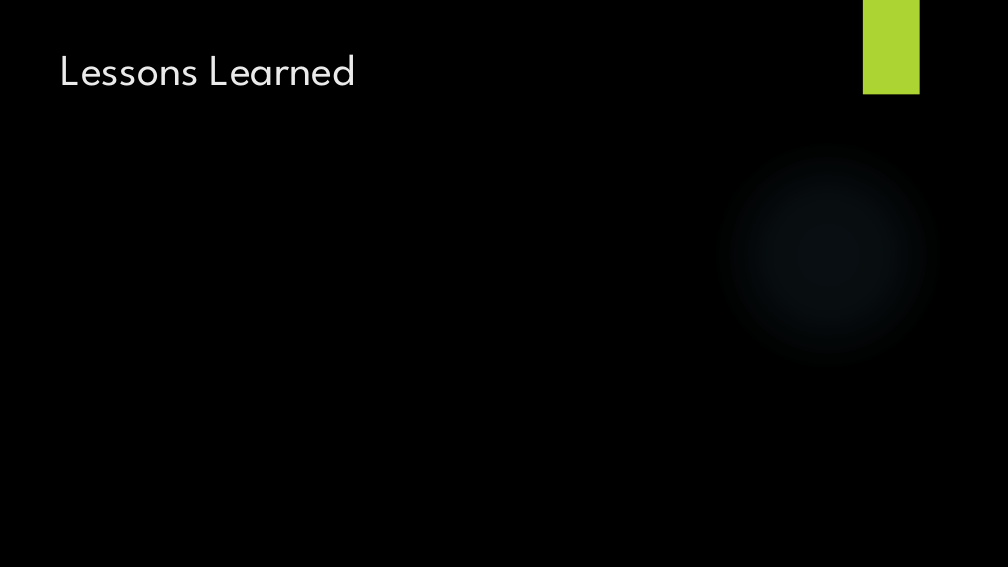
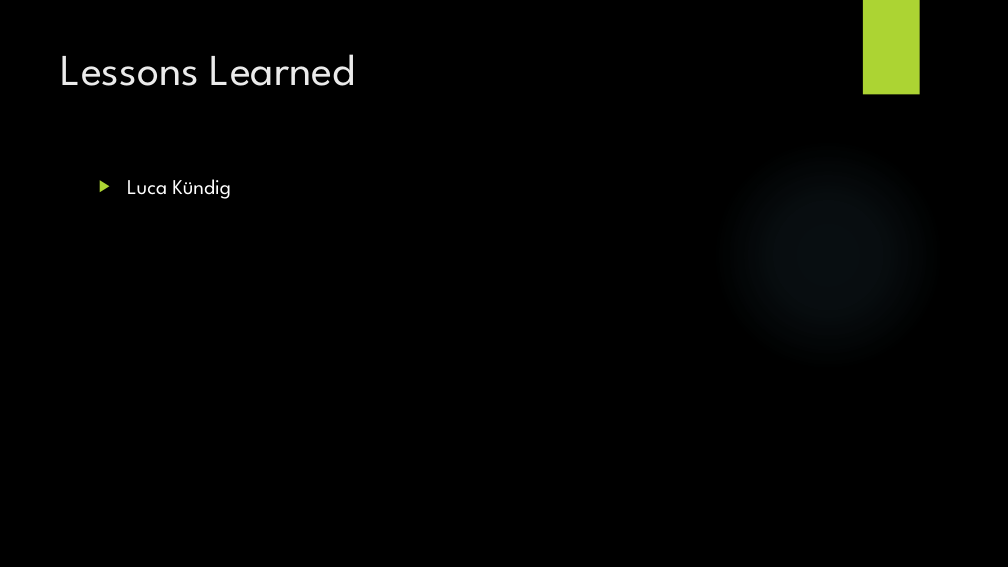
Before and after one commit to lucakuendig/INM21_Group_B, a slide deck: slide 14 of 06_Praesentation/Praesentation_Mangel_Manager.pptx (slide 9 before the commit). Drawn at 1008x567 pixels with LibreOffice and Linux fonts; fonts in the diff are those of the drawing; background and template pictures are left out. Boxes give left, top, right and bottom in pixels: in the first picture for what was removed or moved away, otherwise in the second. Text is boxed around its words. In the diff, an @@ line names an element or a change of style, - is before the commit and + after.

```diff
--- a/06_Praesentation/Praesentation_Mangel_Manager.pptx
+++ b/06_Praesentation/Praesentation_Mangel_Manager.pptx
@@ text added at [127, 179, 231, 199], 20 pt, text #FFFFFF @@
+▶ Luca Kündig
```
Also in this commit, not shown: 7 other slides changed, 5 slides added, 1 other file.
